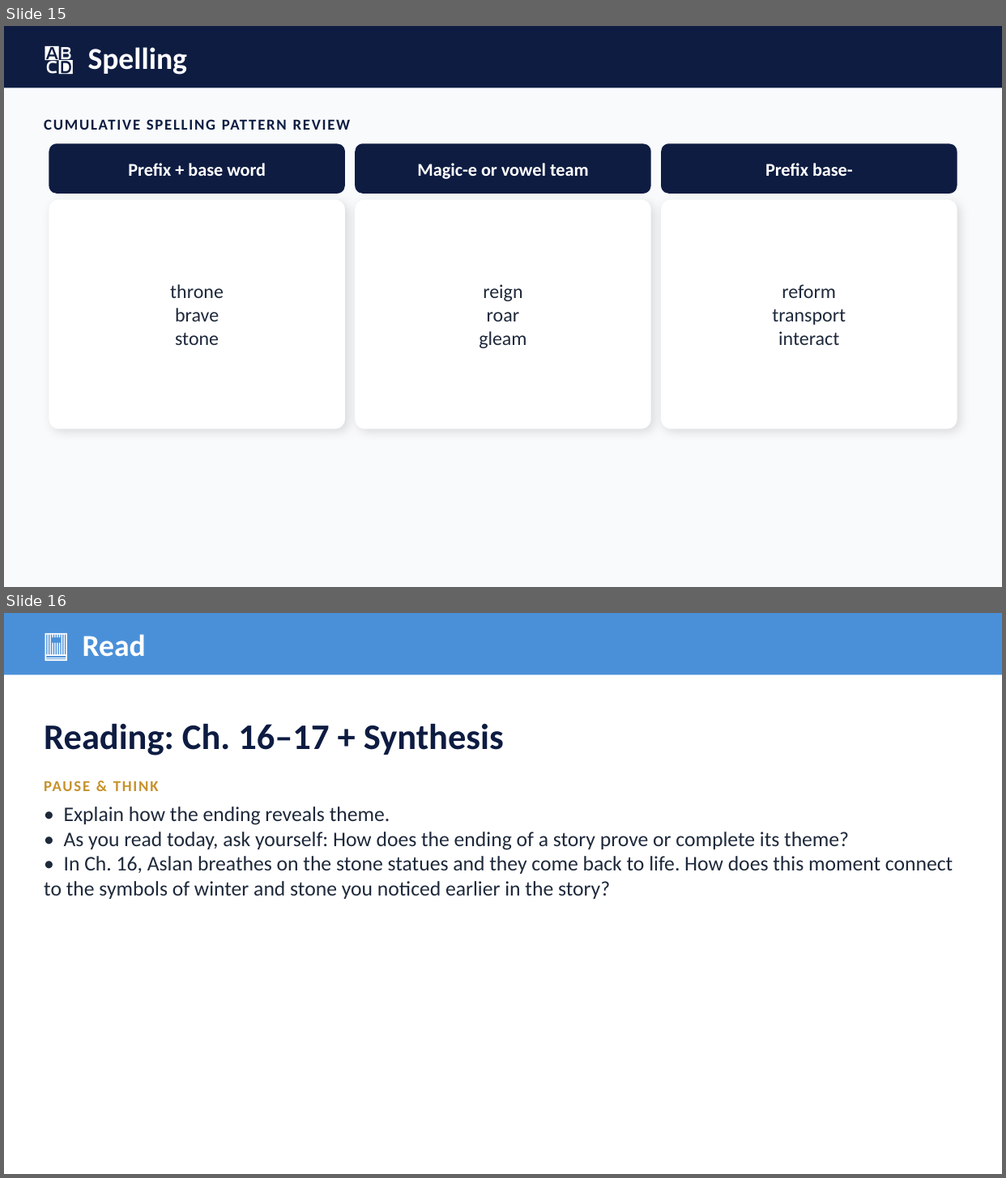
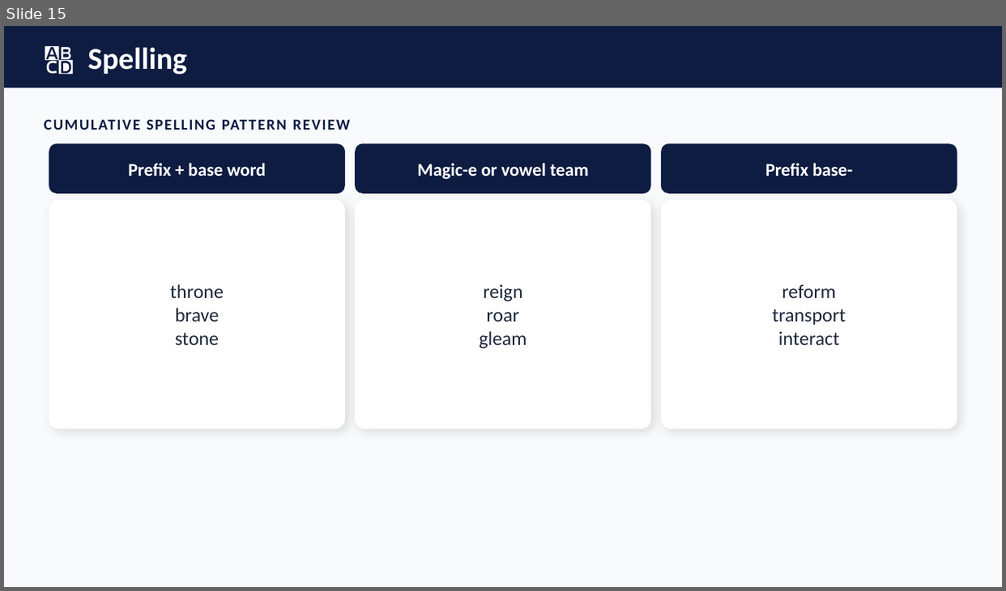
Before and after one commit to optimaondemand/optima-3rd-ela, a slide deck: Planning docs/Slides/lesson-30-1-teacher-slides.pptx. Shown one above the other, each under a label of ours: slides 15 and 16 before the commit, slide 15 after it. The pictures are 1006x1178 and 1006x591 pixels, drawn with LibreOffice and Linux fonts; fonts in the diff are those of the drawing. Boxes give left, top, right and bottom in pixels: in the first picture for what was removed or moved away, otherwise in the second. Text is boxed around its words. In the diff, an @@ line names an element or a change of style, - is before the commit and + after.

```diff
--- a/Planning docs/Slides/lesson-30-1-teacher-slides.pptx
+++ b/Planning docs/Slides/lesson-30-1-teacher-slides.pptx
@@ slide 16 removed at box(4, 613, 1002, 1174), background #FFFFFF @@
@@ rectangle removed at box(4, 613, 1002, 675) @@
@@ text removed at box(83, 634, 146, 657) @@
-📕 Read
@@ text removed at box(44, 723, 504, 756) @@
-Reading: Ch. 16–17 + Synthesis
@@ text removed at box(44, 781, 159, 791) @@
-PAUSE & THINK
@@ text removed at box(44, 807, 953, 899) @@
-• Explain how the ending reveals theme.
-• As you read today, ask yourself: How does the ending of a story prove or complete its theme?
-• In Ch. 16, Aslan breathes on the stone statues and they come back to life. How does this moment connect to the symbols of winter and stone you noticed earlier in the story?
```
Also in this commit, not shown: 2 slides changed, 1 slide added, 41 other files.
